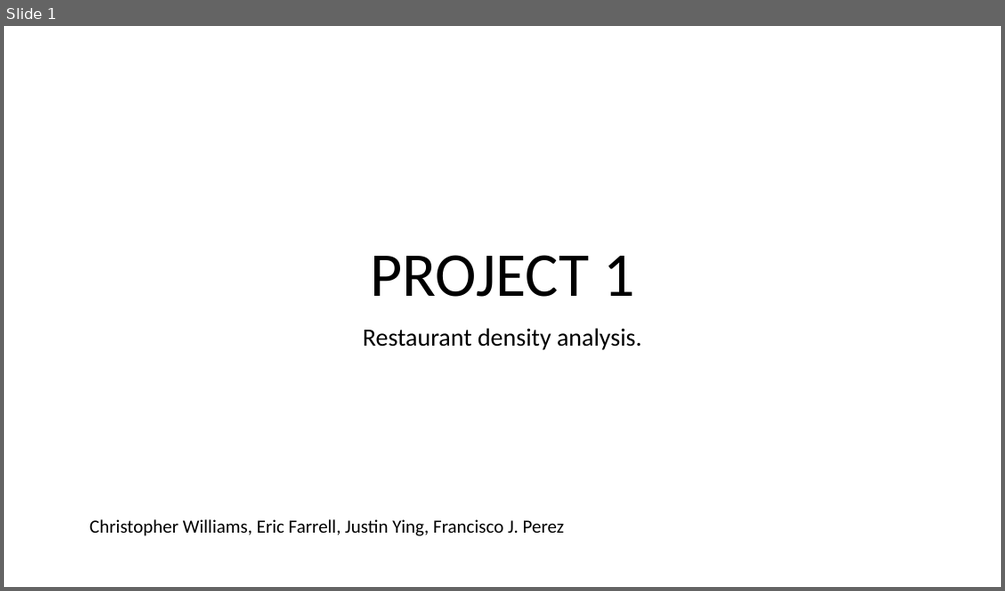
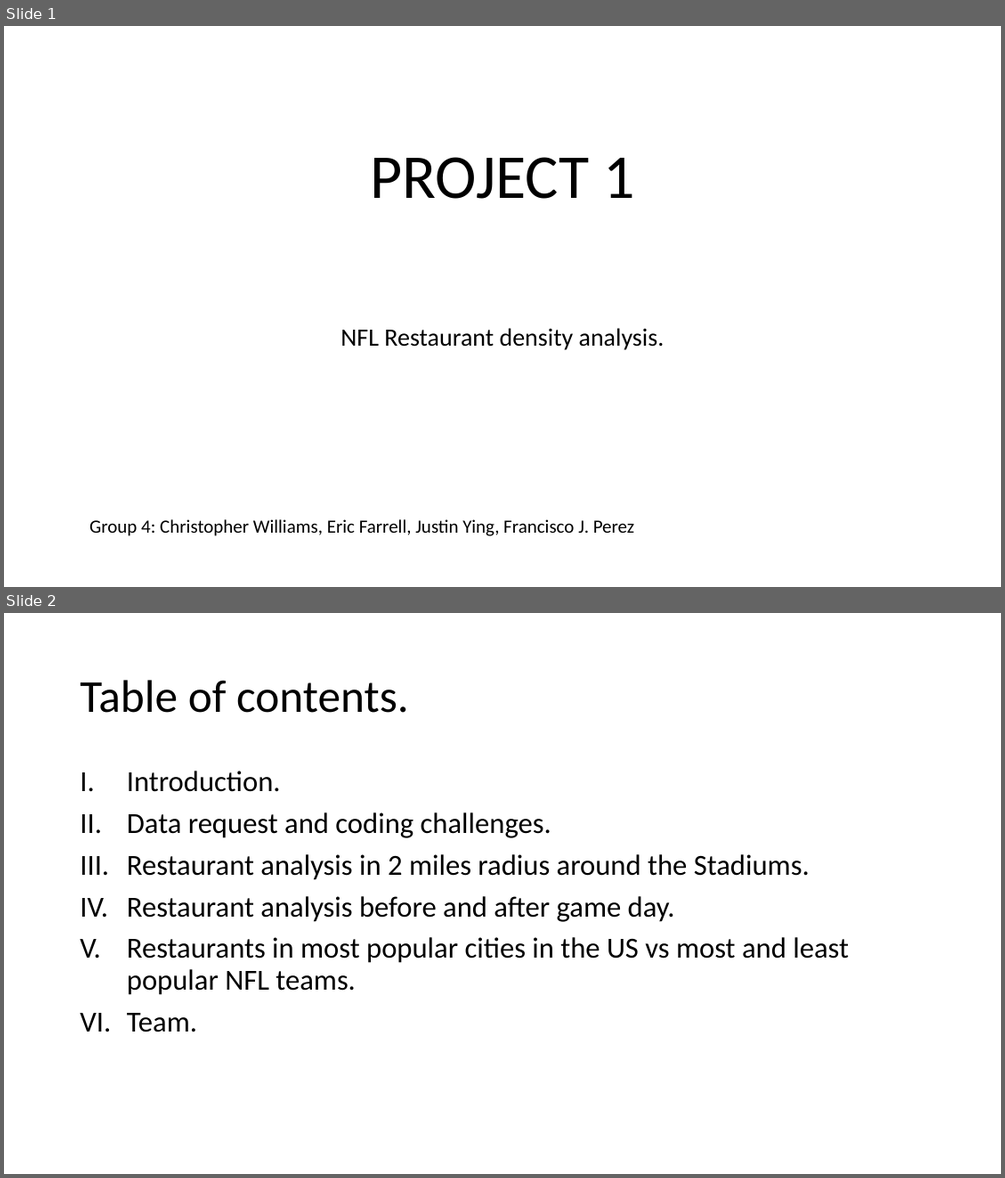
Before and after one commit to jjying89/Yelp-Restaurants-Analysis, a slide deck: Presentation/Team_4-Restaurant_Density_Analysis..pptx. Shown one above the other, each under a label of ours: slide 1 before the commit, slides 1 and 2 after it. The pictures are 1005x591 and 1005x1178 pixels, drawn with LibreOffice and Linux fonts; fonts in the diff are those of the drawing. Boxes give left, top, right and bottom in pixels: in the first picture for what was removed or moved away, otherwise in the second. Text is boxed around its words. In the diff, an @@ line names an element or a change of style, - is before the commit and + after.

```diff
--- a/Presentation/Team_4-Restaurant_Density_Analysis..pptx
+++ b/Presentation/Team_4-Restaurant_Density_Analysis..pptx
@@ slide 2 added at [4,613,1001,1174], background #FFFFFF @@
@@ title added at [80,680,409,713], 44 pt, text #000000 @@
+Table of contents.
@@ text added at [127,771,849,1032], 28 pt, text #000000 @@
+I. Introduction.
+II. Data request and coding challenges.
+III. Restaurant analysis in 2 miles radius around the Stadiums.
+IV. Restaurant analysis before and after game day.
+V. Restaurants in most popular cities in the US vs most and least popular NFL teams.
+VI. Team.
@@ slide 1 changed as well @@
@@ title "PROJECT 1" at [370,157,634,199]: vertical alignment bottom to middle @@
@@ subtitle at [340,328,664,350]: text changed @@
-Restaurant density analysis.
+NFL Restaurant density analysis.
@@ text at [89,519,634,536]: text changed @@
-Christopher Williams, Eric Farrell, Justin Ying, Francisco J. Perez
+Group 4: Christopher Williams, Eric Farrell, Justin Ying, Francisco J. Perez
```
Also in this commit, not shown: 2 other slides changed, 4 other slides added.
